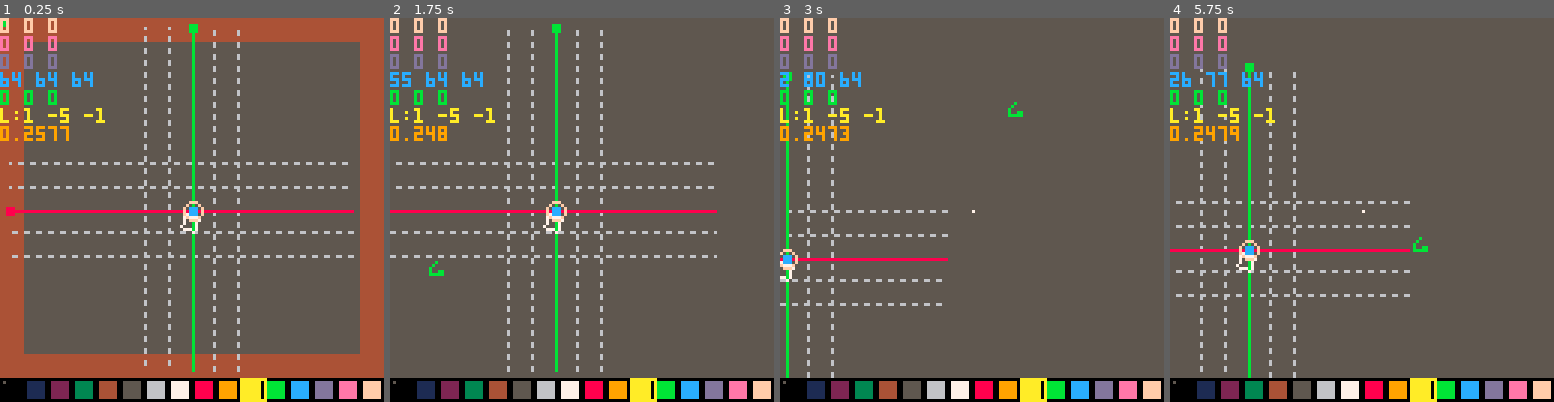
Above: before the commit, frames 1-4 (left to right).
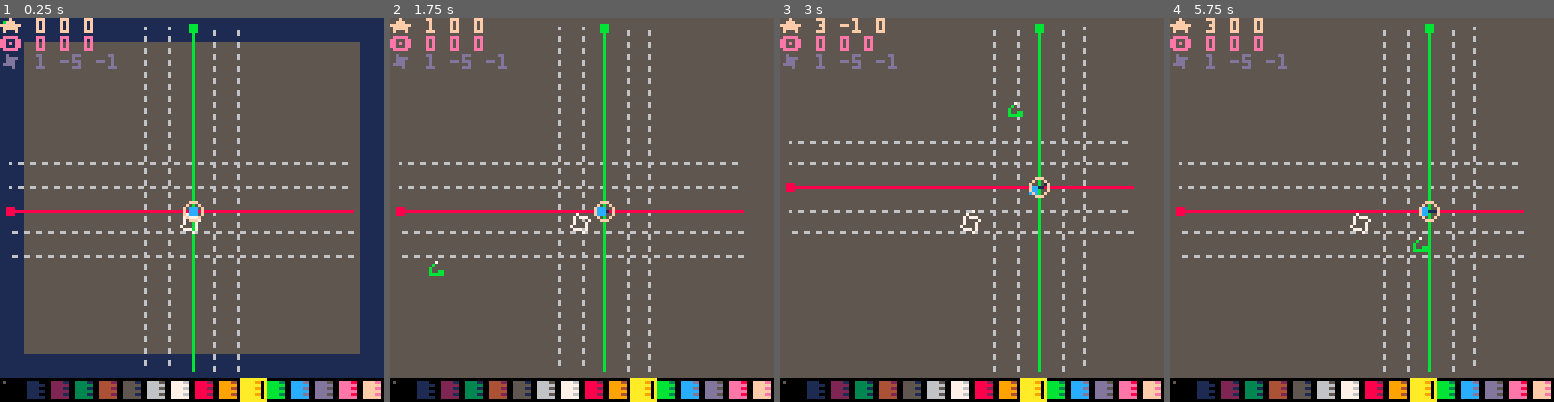
Above: after the commit, the same moments.

Repository: bitchunk/pico8misk
Game: PICO-8 cartridge pelogen.p8
Two runs of this game, one before a commit and one after it. Both use one fixed random seed, a clock stepped at 60 frames per second and the inputs below.
Inputs (mouse positions are in pixels of both pictures, inside the frame that each line leads up to):
- Up to frame 1 (0.25 s): no input
- Up to frame 2 (1.75 s): tap X (X key) at 0.33, 1.07 s; click (670, 121) at 0.67 s; tap O (Z key) at 0.7, 1.7 s; click (436, 267) at 1.22 s; hold Right from 1.6 s (still down)
- Up to frame 3 (3 s): click (887, 114) at 1.77 s; tap X (X key) at 1.85, 2.97 s; release Right at 2.1 s; tap O (Z key) at 2.1, 2.5, 2.9 s; hold Up 2.15-2.42 s; click (952, 259) at 2.32 s; hold Right from 2.47 s (still down); click (1014, 106) at 2.87 s
- Up to frame 4 (5.75 s): release Right at 3.03 s; hold Left 3.08-3.58 s; tap O (Z key) every 0.4 s from 3.3 to 5.7 s; click (1465, 256) at 3.42 s; hold Down 3.63-3.97 s; click (1231, 102) at 3.97 s; hold Right 4.02-4.68 s; tap X (X key) at 4.08, 5.2 s; click (1292, 248) at 4.52 s; hold Up 4.73-5.03 s; click (1354, 94) at 5.07 s; hold Left 5.08-5.68 s; click (1419, 244) at 5.62 s; hold Down from 5.73 s (still down)

The runs differ from the first frame. In frame 1, 24% of the frame differs, in the area x 0-100%, y 0-99%; in frame 2, 7.9%; in frame 3, 9.4%; in frame 4, 11%.

Commit message:
矢印キーをopos移動に変更 vtx選択キーを逆に入れ替え 余分なデバッグ出力を削除 カラーパレットの影の色を変更 スペースを押しただけでパンニングアイコン表示 ファイルモードでZ押している間はヘッダー点灯表示 余計なファイルを削除

Diff:
--- a/pelo16.p8
+++ b/pelogen.p8
@@ -606,7 +606,7 @@
 caller={
 def_d=function(o)
 if not inrng(mo.x,8,120) or not inrng(mo.y,8,104) or xtzr or ytzr then
-cls((bgcol+15)%16)
+cls(lshr(lpal[bgcol],12))
 clip(8,8,112,104)
 rectfill(0,0,127,127,bgcol)
 clip()
@@ -763,9 +763,9 @@
 rectfill(0,120,127,127,0)
 for x=0,15 do
 fillp()
-rectfill(1+x*8,121,4+x*8,126,lshr(lpal[x],4))
+rectfill(1+x*8,121,4+x*8,126,lshr(lpal[x],8))
 fillp(0x0f0f)
-rectfill(5+x*8,121,6+x*8,126,lshr(lpal[x],4))
+rectfill(5+x*8,121,6+x*8,126,lshr(lpal[x],8))
 end
 fillp()
 pset(1,121,5)
@@ -781,15 +781,15 @@
 pal()
 
 --dbgs
-dbg(join({opos.x,opos.y,opos.z},' '))
-dbg(join({orot.x,orot.y,orot.z},' '))
-dbg(join({orotb.x,orotb.y,orotb.z},' '))
-dbg(join({view.x,view.y,view.z},' '))
-dbg(join({dragst.x,dragst.y,dragst.z},' '))
+dbg('★ '..join({opos.x,opos.y,opos.z},' '))
+dbg('🅾️ '..join({flr(orot.x),flr(orot.y),flr(orot.z)},' '))
+--dbg(join({orotb.x,orotb.y,orotb.z},' '))
+--dbg(join({view.x,view.y,view.z},' '))
+--dbg(join({dragst.x,dragst.y,dragst.z},' '))
 --dbg(join({rview.x,rview.y,rview.z},' '))
-dbg('l:'..join({lpos.x,lpos.y,lpos.z},' '))
+dbg('✽ '..join({lpos.x,lpos.y,lpos.z},' '))
 --dbg('o:'..join({orot.x,orot.y,orot.z},' '))
-dbg(stat(1))
+--dbg(stat(1))
 
 
 end
@@ -897,18 +897,18 @@
 end
 end
 end
-if mo.r and keytrg['1'] or keytrg['!'] then
+if mo.r and keytrg['2'] or keytrg['"'] then
 		vtxsll=mid(vtxsll-1,vtxsl-1,-#vtxs)
  	vtxsl=mid(vtxsl,1,#vtxs)
-elseif keytrg['1'] then
+elseif keytrg['2'] then
 		vtxsl=max(vtxsl-1,1)
 		vtxsll=0
 end
-if mo.r and keytrg['2'] or keytrg['"'] then
+if mo.r and keytrg['1'] or keytrg['!'] then
 	vtxsll=mid(vtxsll+1,#vtxs-vtxsl,0)
 	vtxsl=mid(vtxsl,1,#vtxs)
 --	vdmp({vtxsll,vtxsl})
-elseif keytrg['2'] then
+elseif keytrg['1'] then
 		vtxsl=min(vtxsl+1,#vtxs+1)
 	 vtxsll=0
 end
@@ -974,11 +974,13 @@
 --end
 if not keystate.█ then
 tmap(kmap,function(v,i)
-if btn(i-1) then
-view.x-=kmap[i][1]
-view.y-=kmap[i][2]
-end
-end)
+if btnp(i-1) then
+opos.x+=kmap[i][1]
+opos.y+=kmap[i][2]
+end
+end)
+opos.z-=(keytrg['['] and 1 or keytrg[']'] and -1 or 0)
+
 end
 
 spid=0
@@ -1005,7 +1007,7 @@
 if keystate[' '] and mo.l then
 --**drag view**
 --sss+=1.01
-spid=1
+--spid=1
 --local x,y=dragrot(view,{x=0,y=0,z=0})
 local x,y=dragdist(view,{x=0,y=0,z=0})
 view.ud(x,y)
@@ -1111,6 +1113,8 @@
 
 if not mo.m then
 if keystate[' '] then
+spid=1
+
 --mo.ldb=false
 --mo.rdb=false
 --dbg(mo.ldb)
@@ -1185,11 +1189,13 @@
 ]]
 return 1
 end
-
 end
 ,spr_d=function(o)
 cls()
 spr(0,0,0,16,16)
+if keystate.z then
+rectfill(0,0,127,7,1)
+end
 outline(o.prm.t,o.prm.p)
 fillp(0xcc33)
 local r=o.prm.r or {}
@@ -1213,7 +1219,7 @@
 --o.prm.r=mo.rt and {} or o.prm.r
 o.prm.cr=c or o.prm.cr
 
-if keytrg["\r"] or keytrg.z then
+if keytrg.z then
 local objs={}
 tmap(o.prm.r or {},function(r)
 local ids={}
Not shown, changed: 65 lines of the sprite sheet (__gfx__) section of pelogen.p8
